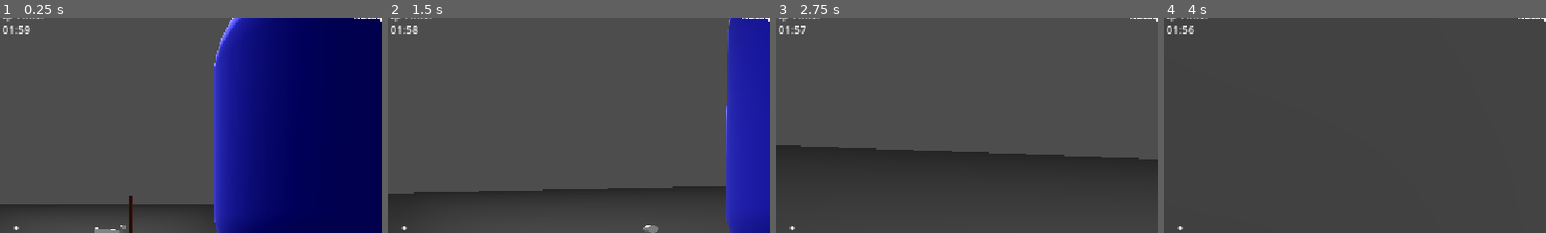
Above: before the commit, frames 1-4 (left to right).
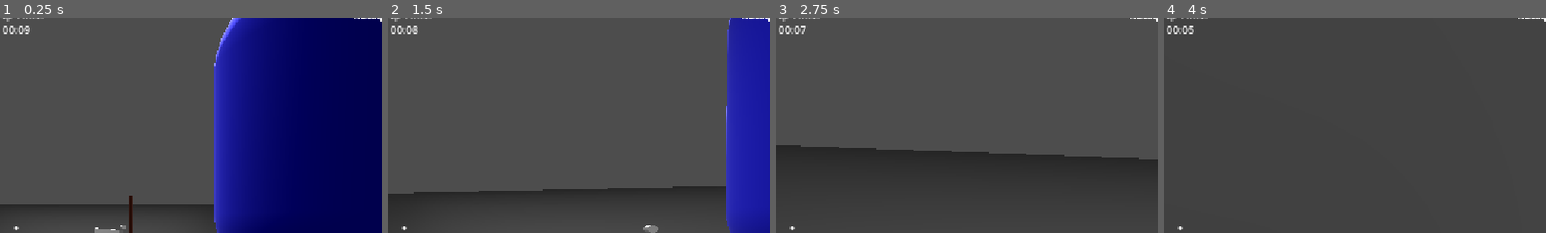
Above: after the commit, the same moments.

Repository: AlexLietha/Slacker
Game: Godot game, scene res://Scenes/test.tscn
Same seed, same stepped clock (60 frames per second), same inputs: the game is played once before the commit and once after it. The project has no main scene, so this scene is started directly.
Inputs (mouse positions are % of the whole screen's width and height, from its top left):
- Up to frame 1 (0.25 s): no input
- Up to frame 2 (1.5 s): tap Enter (ui_accept) at 0.5, 0.77 s; move the mouse to (55, 50) at 0.52 s; hold W (moveForward) from 0.53 s (still down); right-click (55, 50) at 0.6 s; move the mouse to (45, 50) at 1.27 s; tap E (interact) at 1.35 s
- Up to frame 3 (2.75 s): keep holding W (moveForward); tap Enter (ui_accept) at 1.52 s; move the mouse to (52, 48) at 2.02 s; tap ` (reassignRoles) at 2.1 s
- Up to frame 4 (4 s): keep holding W (moveForward); move the mouse to (49, 52) at 2.77 s; right-click (49, 52) at 2.85 s; tap Enter (ui_accept) at 3.02, 3.5, 3.77 s; move the mouse to (57, 51) at 3.52 s; tap E (interact) at 3.6 s
The pictures show only the part of the screen within x 48-98%, y 3-53%; the shares and areas given below are measured in that part.

The runs differ from the first frame. In frame 1, 0.1% of the frame differs, in the area x 2-7%, y 3-8%; in frame 2, 0.1%; in frame 3, 0.1%; in frame 4, 0.1%, in the area x 2-8%, y 3-8%.

Commit message:
Lowered prep time timer

Diff:
--- a/slacker/Scripts/player_controller.gd
+++ b/slacker/Scripts/player_controller.gd
@@ -1,3 +1,5 @@
+# OUTDATED - DO NOT USE
+
 extends Node3D
 
 const SPEED = 5.0
--- a/slacker/Scripts/round_timer.gd
+++ b/slacker/Scripts/round_timer.gd
@@ -9,7 +9,7 @@
 @onready var timer = $"."
 
 @export var round_name = ["Prep Time!", "Get to Work!"]
-@export var round_time = [120,480]
+@export var round_time = [10,480]
 
 var round_num = 0
 
